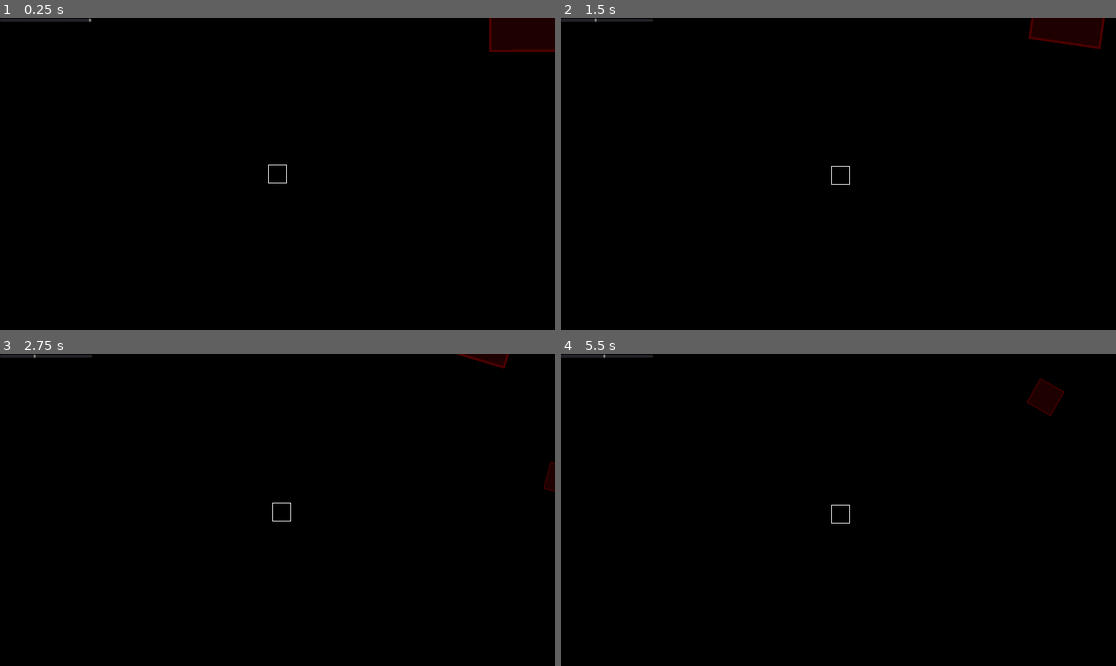
Above: before the commit, frames 1-4 (two rows, left to right).
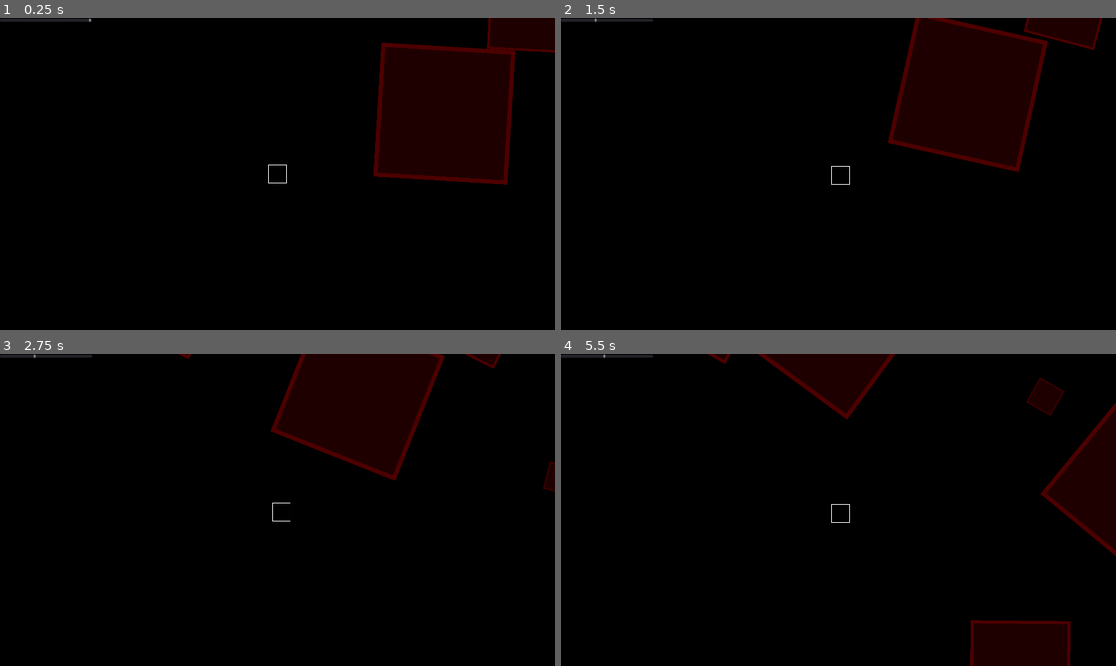
Above: after the commit, the same moments.

Repository: lekernelpanic/pound-probe
Game: Godot game, scene res://main.tscn
Two runs of this game, one before a commit and one after it. Both use one fixed random seed, a clock stepped at 60 frames per second and the inputs below.
Inputs:
- Up to frame 1 (0.25 s): no input
- Up to frame 2 (1.5 s): hold Right (right) 0.53-1.28 s; hold Down (down) from 1.28 s (still down)
- Up to frame 3 (2.75 s): release Down (down) at 2.03 s; hold Right (right) from 2.03 s (still down)
- Up to frame 4 (5.5 s): release Right (right) at 2.78 s; hold Up (up) 2.78-3.53 s; hold Left (left) 3.53-5.03 s; hold Down (down) from 5.03 s (still down)

The runs differ from the first frame. In frame 1, 11% of the frame differs, in the area x 67-100%, y 0-54%; in frame 2, 11%, in the area x 58-98%, y 0-50%; in frame 3, 8.7%; in frame 4, 8.8%.

Commit message:
Camera zoom defined by velocity

Diff:
--- a/asteroids/asteroids.gd
+++ b/asteroids/asteroids.gd
@@ -1,6 +1,6 @@
 extends Node2D
 
-var OCURENCES = 256
+var OCURENCES = 400
 var MAX_DISTANCE = 10000
 var MAX_SCALE = 8
 var MAX_LINEAR_VELOCITY = 100
@@ -11,7 +11,7 @@
 
 func _ready():
 	random.randomize()
-	for n in range(OCURENCES):
+	for _n in range(OCURENCES):
 		add_child(_generate_asteroid())
 
 func _generate_asteroid():
--- a/probe/probe.gd
+++ b/probe/probe.gd
@@ -3,6 +3,12 @@
 var POWER = 40
 var IMPULSE_CONSUMPTION = 50
 var REFILL_SPEED = 40
+var UNZOOM_SCALE = 128
+var ZOOM_SMOOTHNESS = 0.005
+var MIN_ZOOM = 1
+var MAX_ZOOM = 3
+
+var zoom = 1
 
 func _input(event):
 	if probe.rcs >= IMPULSE_CONSUMPTION:
@@ -20,6 +26,10 @@
 			probe.rcs -= IMPULSE_CONSUMPTION
 
 func _process(delta):
+	var new_zoom = clamp(linear_velocity.length() / UNZOOM_SCALE, MIN_ZOOM, MAX_ZOOM)
+	zoom = lerp(zoom, new_zoom, ZOOM_SMOOTHNESS)
+	$camera.zoom = Vector2(zoom, zoom)
+
 	if probe.rcs < 100:
 		probe.rcs += delta * REFILL_SPEED
 	else:
--- a/probe/probe.tscn
+++ b/probe/probe.tscn
@@ -7,6 +7,7 @@
 extents = Vector2( 30, 30 )
 
 [node name="probe" type="RigidBody2D"]
+can_sleep = false
 angular_damp = 0.0
 script = ExtResource( 1 )
 
